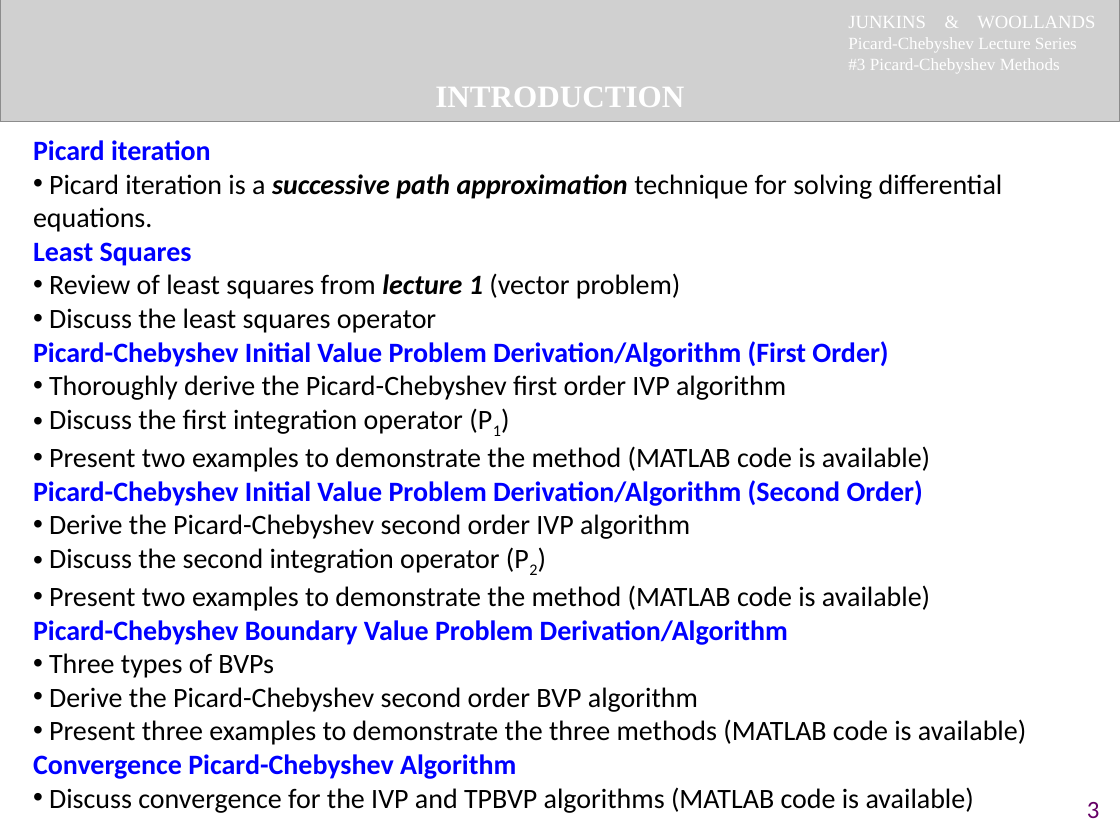
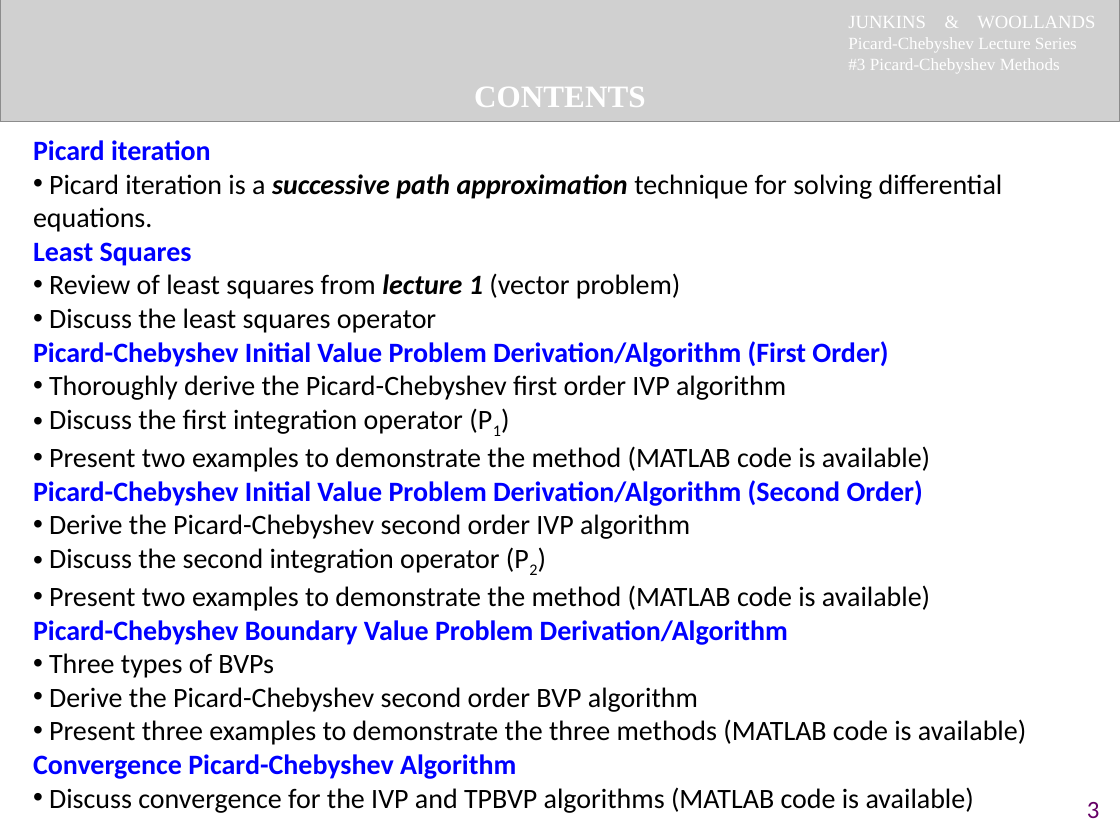
Before and after one commit to woollands/Picard_Chebyshev_Lecture_Series, a slide deck: slide 3 of Lecture3_PicardChebyshevMethods/Lecture3_PicardChebyshevMethods.pptx. Drawn at 1120x840 pixels with LibreOffice and Linux fonts; fonts in the diff are those of the drawing; grey boxes stand for pictures. Boxes give left, top, right and bottom in pixels: in the first picture for what was removed or moved away, otherwise in the second. Text is boxed around its words. In the diff, an @@ line names an element or a change of style, - is before the commit and + after.

Commit message:
minor edits to slides

```diff
--- a/Lecture3_PicardChebyshevMethods/Lecture3_PicardChebyshevMethods.pptx
+++ b/Lecture3_PicardChebyshevMethods/Lecture3_PicardChebyshevMethods.pptx
@@ text at bbox=[474, 87, 645, 107]: text changed @@
-INTRODUCTION
+CONTENTS
```
